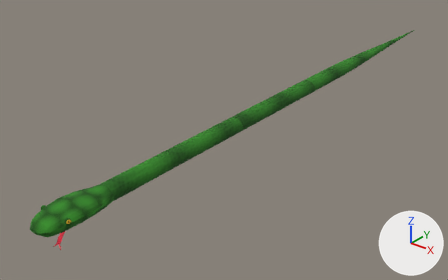
The FBX model MagicVR/Assets/FBXs/Snake.fbx as it was, and as the next commit left it.
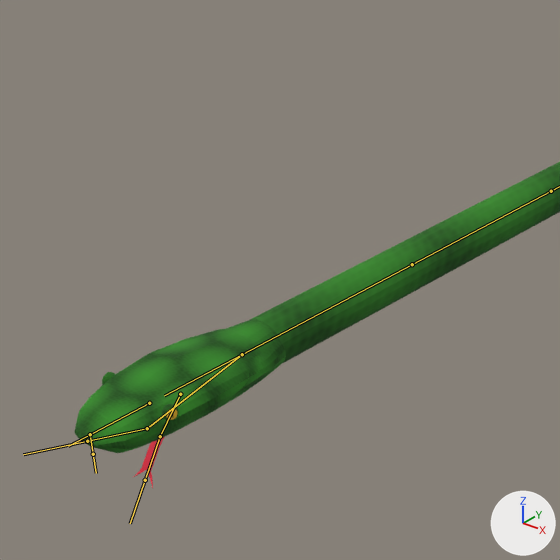
Each version appears first whole from a camera (50 mm lens) standing at (1.012, -0.785, 0.754) and looking at (-0.135, 0.648, -0.134), and next in a close-up on the part from 0% to 50% of the width and 20% to 100% of the height. Lighting does not change. The marker at lower right points along +X, +Y and +Z. Both versions are drawn at frame 9 of the action 'SnakeRig|Hiss'; the numbers are the values there. The bones that bend it are drawn over the model as lines in the close-ups.

Names of what the first close-up shows: 'Snake'.
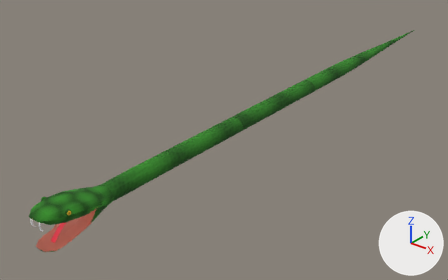
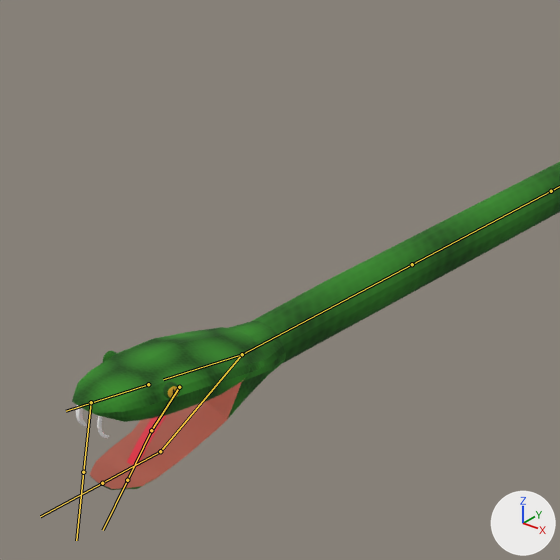
Where the change shows, as pixel boxes [x1, y1, x2, y2] in the close-ups (560 x 560 px):
'Snake', posed: before [75, 162, 560, 488]; after [72, 162, 560, 490]
bone 'HeadTop.000', root to tip: before (242, 354) to (164, 395); after (242, 354) to (163, 379)
bone 'Tongue.000', root to tip: before (180, 394) to (160, 436); after (179, 387) to (151, 430)
bone 'Jaw.000', root to tip: before (242, 354) to (147, 428); after (242, 354) to (160, 451)
bone 'Fangs', root to tip: before (90, 434) to (93, 454); after (91, 402) to (83, 472)

The change in detail:
Bone 'HeadTop.000' (bone_headtop_000) turns from (0, 0, 0) to (-10, 0, 0) degrees about its own x, y and z.
Bone 'Tongue.000' (bone_tongue_000) moves from (0.0, 0.0, 0.0) to (0.0, -0.001, 0.005).
Bone 'Tongue.000' (bone_tongue_000) is rescaled from (1.0, 1.0, 1.0) to (1.09, 1.09, 1.09).
Bone 'Jaw.000' (bone_jaw_000) turns from (0, 0, 0) to (26, 0, 0) degrees about its own x, y and z.
Bone 'Fangs' (bone_fangs) moves from (0.0, 0.0, 0.0) to (0.0, 0.0, 0.003).
Bone 'Fangs' (bone_fangs) turns from (0, 0, 0) to (-5, 0, 0) degrees about its own x, y and z.
Bone 'Fangs' (bone_fangs) is rescaled from (1.0, 1.0, 1.0) to (1.07, 3.21, 3.21).
